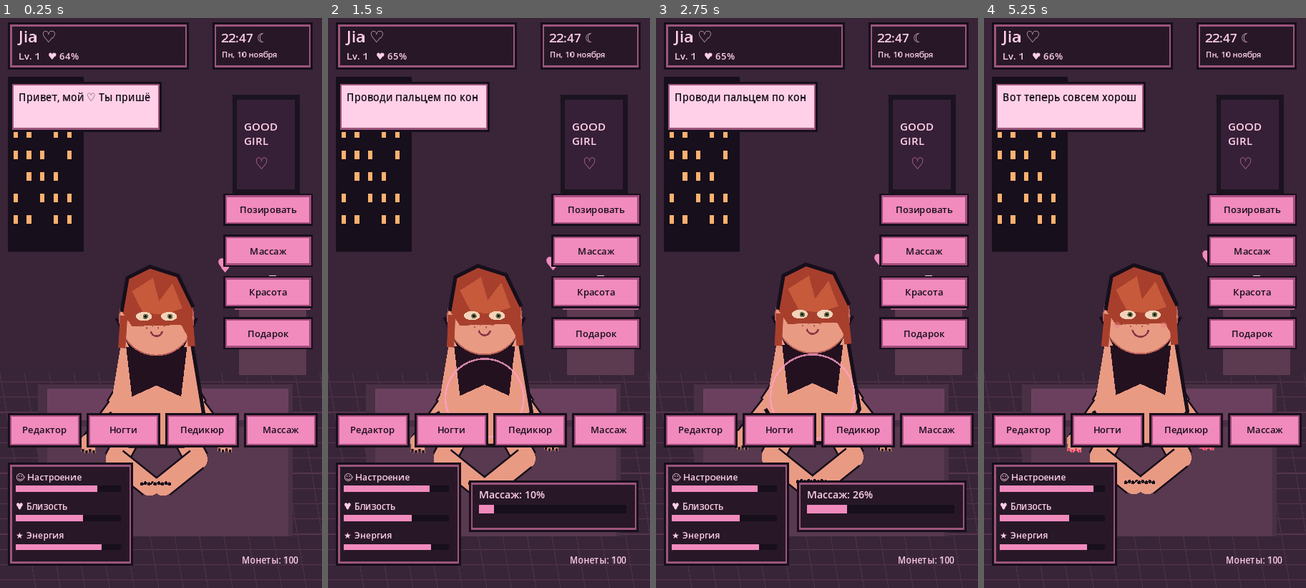
Above: before the commit, frames 1-4 (left to right).
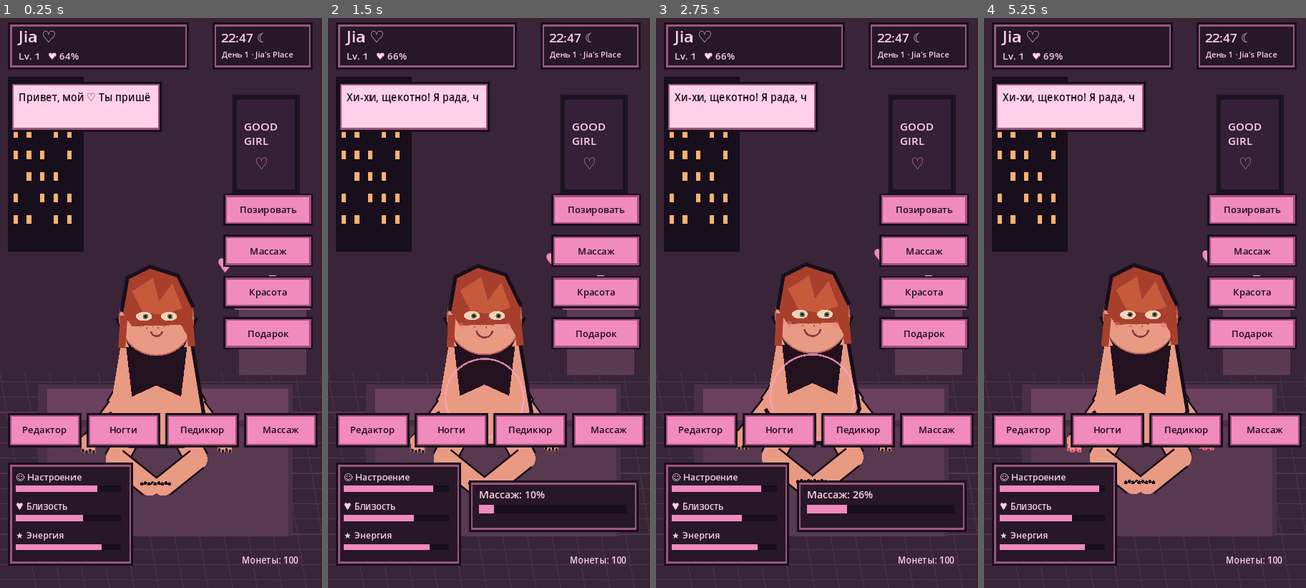
Above: after the commit, the same moments.

Repository: babymurderr0711/jia-android
Game: Godot game, scene res://Main.tscn
Same seed, same stepped clock (60 frames per second), same inputs: the game is played once before the commit and once after it.
Inputs (mouse positions are in pixels of both pictures, inside the frame that each line leads up to):
- Up to frame 1 (0.25 s): no input
- Up to frame 2 (1.5 s): move the mouse to (559, 274) at 0.52 s; click (559, 274) at 0.67 s; drag from (424, 331) to (472, 417) at 1.27 s
- Up to frame 3 (2.75 s): move the mouse to (849, 177) at 2.02 s; click (849, 177) at 2.17 s
- Up to frame 4 (5.25 s): drag from (1128, 417) to (1048, 217) at 2.77 s; move the mouse to (1241, 388) at 3.52 s; click (1241, 388) at 3.67 s; drag from (1048, 217) to (1096, 160) at 4.27 s; move the mouse to (1161, 303) at 5.02 s; click (1161, 303) at 5.17 s

The runs differ from the first frame. In frame 1, 0.1% of the frame differs, in the area x 68-92%, y 5-8%; in frame 2, 0.6%; in frame 3, 0.6%, in the area x 5-92%, y 5-94%; in frame 4, 0.5%.

Commit message:
Add persistent game saves and live in-game clock

Diff:
--- a/godot/main.gd
+++ b/godot/main.gd
@@ -45,13 +45,52 @@
 var interaction_pulse := 0.0
 var hand_reach := 0.0
 var joint_sway := 0.0
+var save_clock := 0.0
+var game_minutes := 1367
+var elapsed_game_seconds := 0.0
 
 func _ready() -> void:
+	_load_game()
 	get_viewport().size_changed.connect(queue_redraw)
 	queue_redraw()
 
+func _notification(what: int) -> void:
+	if what == NOTIFICATION_WM_CLOSE_REQUEST or what == NOTIFICATION_APPLICATION_PAUSED:
+		_save_game()
+
+func _save_game() -> void:
+	var data := ConfigFile.new()
+	data.set_value("player", "mood", mood)
+	data.set_value("player", "closeness", closeness)
+	data.set_value("player", "energy", energy)
+	data.set_value("player", "coins", coins)
+	data.set_value("player", "pose_index", pose_index)
+	data.set_value("player", "manicure", manicure)
+	data.set_value("player", "pedicure", pedicure)
+	data.set_value("world", "game_minutes", game_minutes)
+	data.save("user://jia_place_save.cfg")
+
+func _load_game() -> void:
+	var data := ConfigFile.new()
+	if data.load("user://jia_place_save.cfg") != OK:
+		return
+	mood = float(data.get_value("player", "mood", mood))
+	closeness = float(data.get_value("player", "closeness", closeness))
+	energy = float(data.get_value("player", "energy", energy))
+	coins = int(data.get_value("player", "coins", coins))
+	pose_index = int(data.get_value("player", "pose_index", pose_index)) % pose_names.size()
+	manicure = int(data.get_value("player", "manicure", manicure)) % 4
+	pedicure = int(data.get_value("player", "pedicure", pedicure)) % 4
+	game_minutes = int(data.get_value("world", "game_minutes", game_minutes))
+
 func _process(delta: float) -> void:
 	time_passed += delta
+	elapsed_game_seconds += delta
+	game_minutes = (game_minutes + int(delta * 2.0)) % 1440
+	save_clock += delta
+	if save_clock >= 12.0:
+		save_clock = 0.0
+		_save_game()
 	blink = maxf(0.0, blink - delta)
 	blink_cooldown -= delta
 	if blink_cooldown <= 0.0:
@@ -249,8 +288,8 @@
 	draw_string(ThemeDB.fallback_font, Vector2(42, 63), "Jia ♡", HORIZONTAL_ALIGNMENT_LEFT, -1, 36, PALE)
 	draw_string(ThemeDB.fallback_font, Vector2(42, 101), "Lv. 1   ♥ " + str(int(closeness)) + "%", HORIZONTAL_ALIGNMENT_LEFT, -1, 22, PALE)
 	_panel(Rect2(475, 18, 225, 105))
-	draw_string(ThemeDB.fallback_font, Vector2(495, 63), "22:47 ☾", HORIZONTAL_ALIGNMENT_LEFT, -1, 28, PALE)
-	draw_string(ThemeDB.fallback_font, Vector2(495, 96), "Пн, 10 ноября", HORIZONTAL_ALIGNMENT_LEFT, -1, 18, PALE)
+	draw_string(ThemeDB.fallback_font, Vector2(495, 63), _clock_label(), HORIZONTAL_ALIGNMENT_LEFT, -1, 28, PALE)
+	draw_string(ThemeDB.fallback_font, Vector2(495, 96), _day_label(), HORIZONTAL_ALIGNMENT_LEFT, -1, 18, PALE)
 	# dialogue
 	_panel(Rect2(22, 150, 340, 112), PALE)
 	draw_string(ThemeDB.fallback_font, Vector2(42, 193), action_text.left(27), HORIZONTAL_ALIGNMENT_LEFT, 300, 23, INK)
@@ -281,6 +320,15 @@
 		draw_rect(Rect2(338, 1095, 330 * massage_progress, 18), PINK)
 	draw_string(ThemeDB.fallback_font, Vector2(540, 1225), "Монеты: " + str(coins), HORIZONTAL_ALIGNMENT_LEFT, -1, 20, PALE)
 
+func _clock_label() -> String:
+	var hour := int(game_minutes / 60)
+	var minute := game_minutes % 60
+	return "%02d:%02d ☾" % [hour, minute]
+
+func _day_label() -> String:
+	var day_number := 1 + int(elapsed_game_seconds / 900.0)
+	return "День %d · Jia's Place" % day_number
+
 func _panel(r: Rect2, fill: Color = Color("#281827")) -> void:
 	draw_rect(r, INK)
 	draw_rect(r.grow(-5), Color("#9c557c"))
@@ -347,8 +395,21 @@
 		else:
 			leg_pose = clampf(leg_pose + (-0.15 if pos.x < 540 else 0.15), -1.0, 1.0)
 		action_text = "Подбираем положение суставов ♡"
+	elif pos.x > 190 and pos.x < 490 and pos.y > 360 and pos.y < 850:
+		_interact_with_jia()
 	elif pos.x > 250 and pos.y < 300:
 		_greet()
+
+func _interact_with_jia() -> void:
+	if energy < 12.0:
+		action_text = "Я немного устала… Давай отдохнём? ♡"
+		expression = "sleepy"
+		return
+	energy = maxf(0.0, energy - 1.0)
+	mood = minf(100.0, mood + 1.5)
+	closeness = minf(100.0, closeness + 1.0)
+	action_text = "Хи-хи, щекотно! Я рада, что ты рядом ♡"
+	_react(1.5)
 
 func _next_pose() -> void:
 	pose_index = (pose_index + 1) % pose_names.size()
